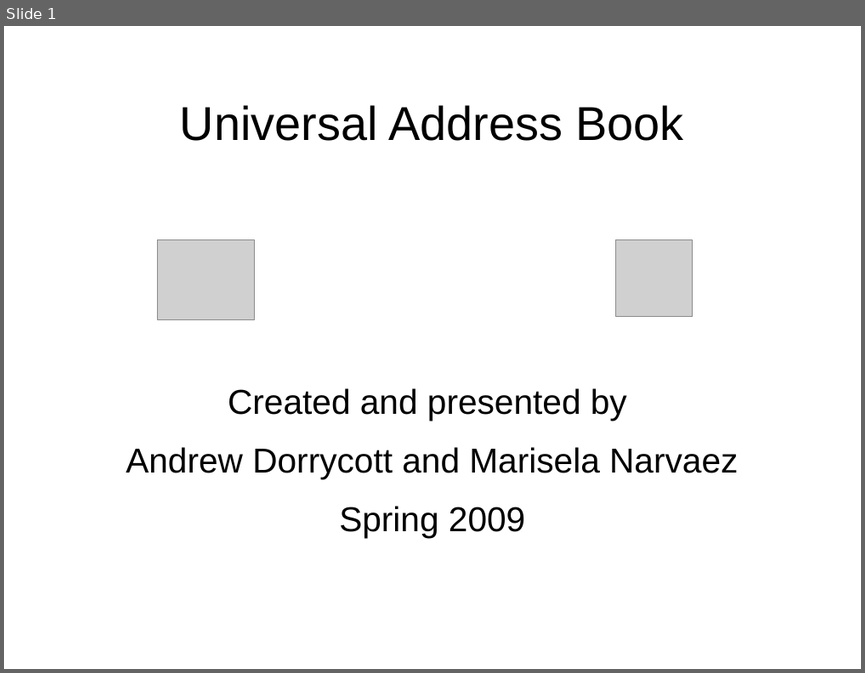
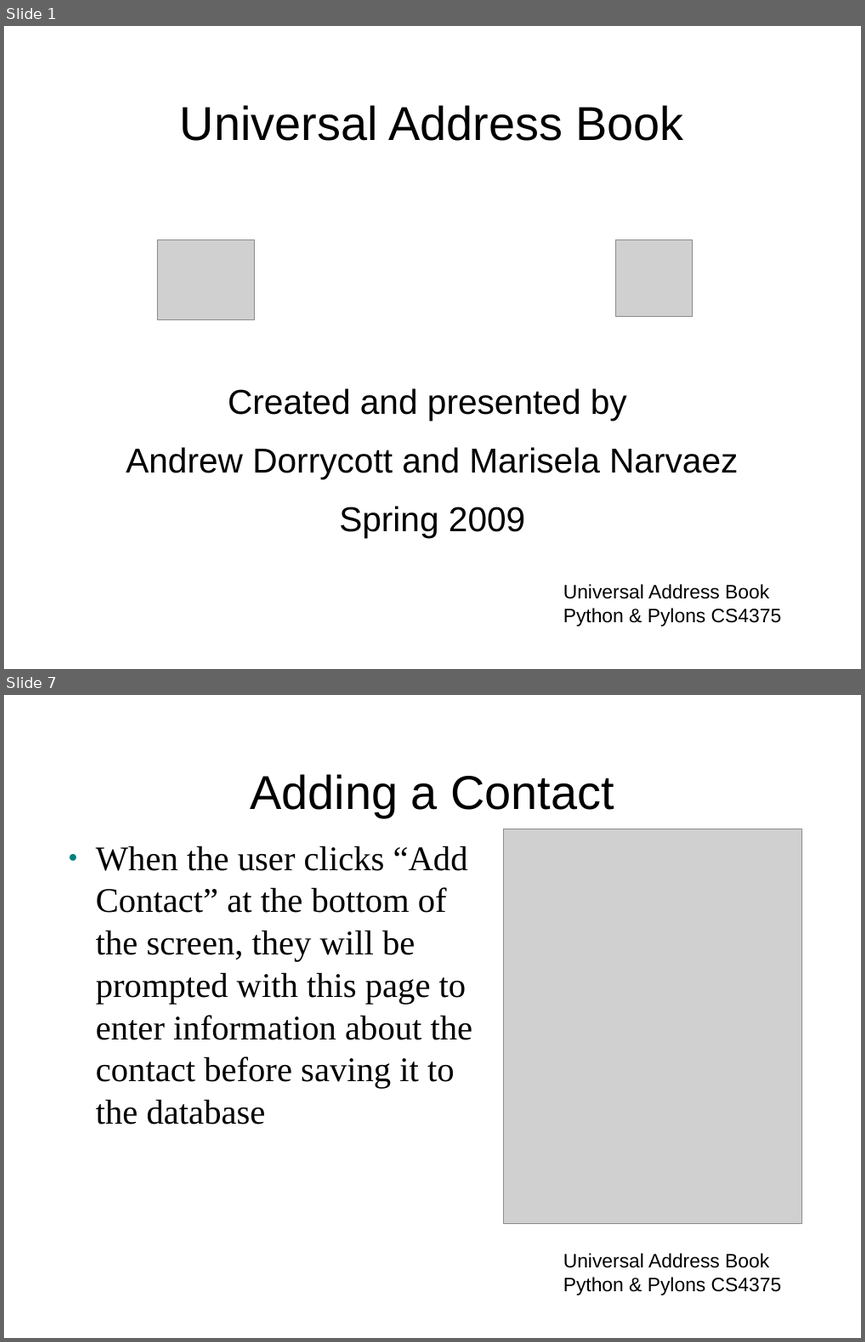
Before and after one commit to tdyhacker/pythonexploration, a slide deck: compeggirl/UnivAddBook Poster Presentation.ppt. Shown one above the other, each under a label of ours: slide 1 before the commit, slides 1 and 7 after it; the slides between them are not shown. The pictures are 865x673 and 865x1342 pixels, drawn with LibreOffice and Linux fonts; fonts in the diff are those of the drawing; grey boxes stand for pictures; background and template pictures are left out. Boxes give left, top, right and bottom in pixels: in the first picture for what was removed or moved away, otherwise in the second. Text is boxed around its words. In the diff, an @@ line names an element or a change of style, - is before the commit and + after.

```diff
--- a/compeggirl/UnivAddBook Poster Presentation.ppt
+++ b/compeggirl/UnivAddBook Poster Presentation.ppt
@@ slide 7 added at (4,695,861,1338), background picture (left out) @@
@@ title added at (250,774,613,817), 44 pt, text #000000 @@
+Adding a Contact
@@ text added at (96,845,473,1124), 32 pt, text #000000 @@
+● When the user clicks “Add Contact” at the bottom of the screen, they will be prompted with this page to enter information about the contact before saving it to the database
@@ picture added at (504,828,801,1224) @@
@@ text added at (563,1253,782,1295), 18 pt, text #000000 @@
+Universal Address Book
+Python & Pylons CS4375
@@ slide 1 changed as well @@
@@ text added at (563,584,782,626), 18 pt, text #000000 @@
+Universal Address Book
+Python & Pylons CS4375
```
Also in this commit, not shown: 10 other slides added, 5 slides removed, 7 other files.
